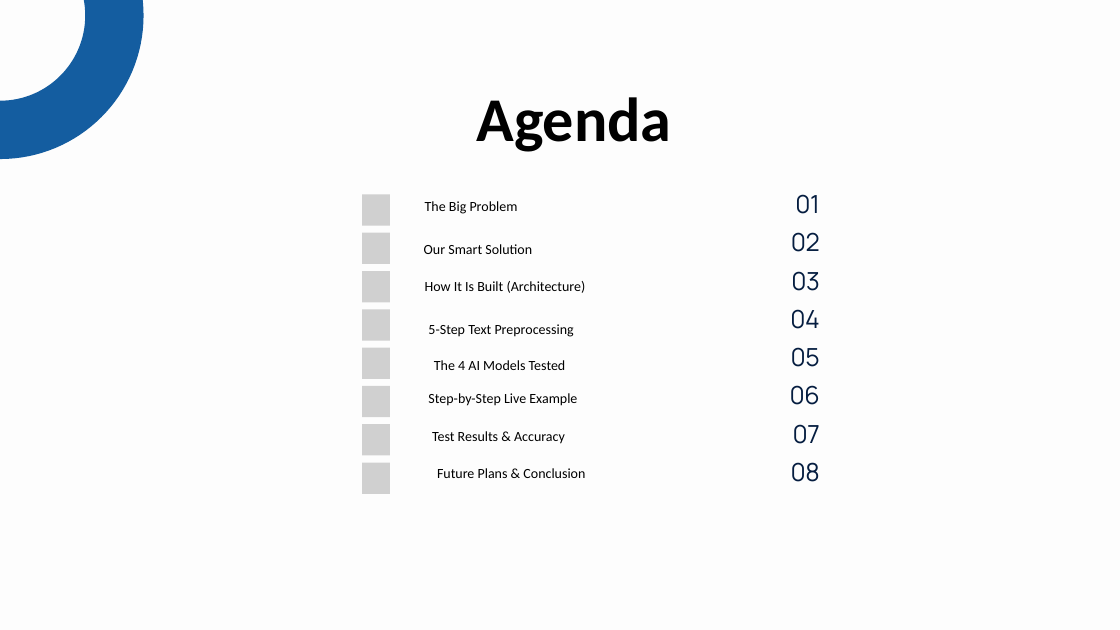
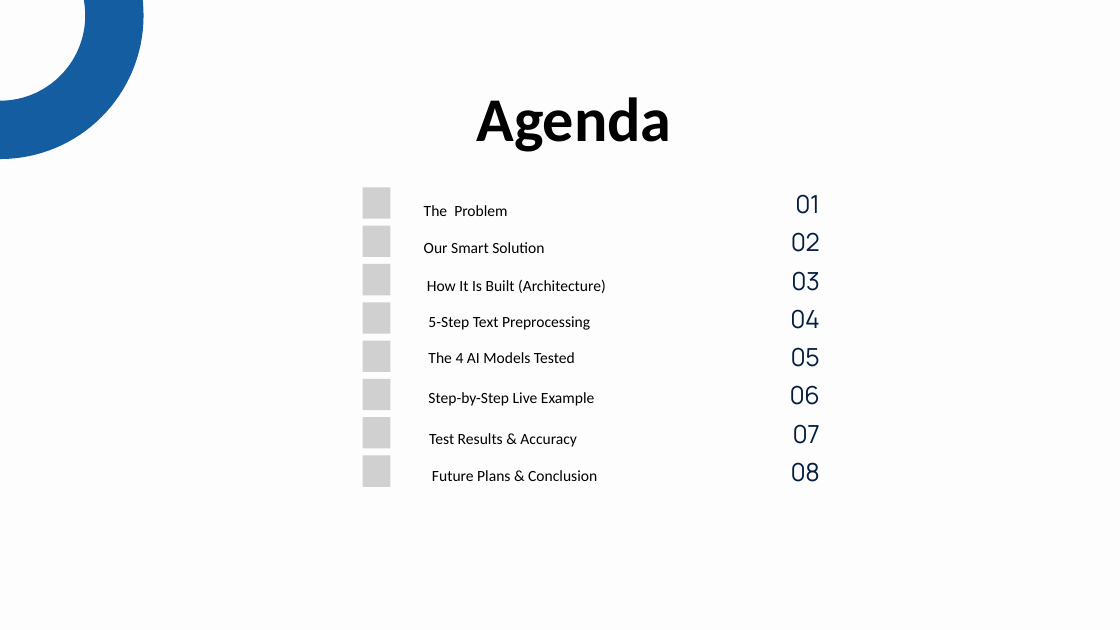
Before and after one commit to Abhijeet0848/NewsLens, a slide deck: slide 2 of docs/NewsScope_Presentation.pptx. Drawn at 1120x630 pixels with LibreOffice and Linux fonts; fonts in the diff are those of the drawing; grey boxes stand for pictures. Boxes give left, top, right and bottom in pixels: in the first picture for what was removed or moved away, otherwise in the second. Text is boxed around its words. In the diff, an @@ line names an element or a change of style, - is before the commit and + after.

```diff
--- a/docs/NewsScope_Presentation.pptx
+++ b/docs/NewsScope_Presentation.pptx
@@ text at [424,205,507,216]: text changed; size 18 to 20 pt @@
-The Big Problem
+The Problem
@@ 7 pictures, 1 text: place and size @@
-7 pictures, 1 text at [362,194,574,494]
+7 pictures, 1 text at [362,188,590,487]
@@ picture: place and size @@
-picture at [362,348,390,379]
+picture at [362,340,390,372]
@@ size 18 to 20 pt in 7 elements at [424,242,544,253], [428,392,594,406], [427,279,606,293], [429,433,577,447], [432,470,597,481], [428,316,590,330], [428,352,575,363] @@
@@ text "The 4 AI Models Tested": place and size @@
-text "The 4 AI Models Tested" at [434,360,566,370]
+text "The 4 AI Models Tested" at [428,352,575,363]
```
Also in this commit, not shown: 3 other slides changed, 9 other files.
